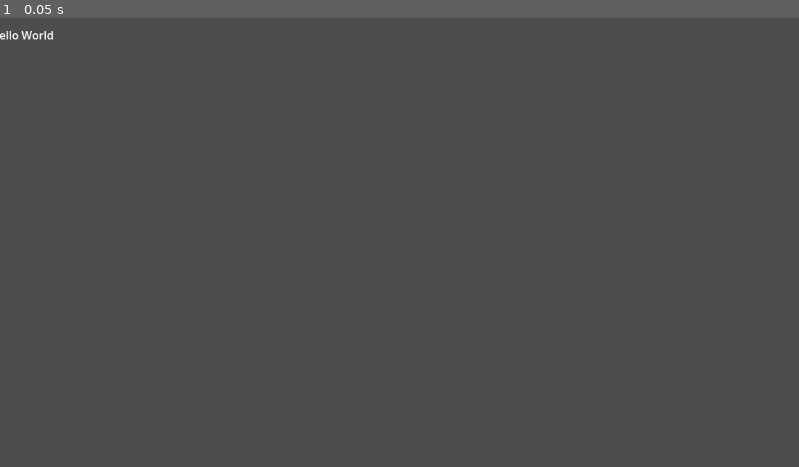
Above: before the commit, frame 1.
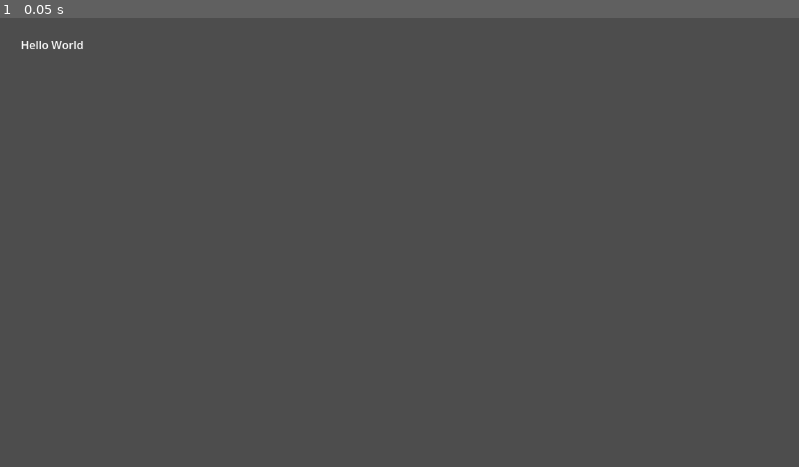
Above: after the commit, the same moment.

Repository: himanushi/godot-test
Game: Godot game, scene res://label.tscn
Two runs of this game, one before a commit and one after it. Both use one fixed random seed, a clock stepped at 60 frames per second and the inputs below.
Inputs:
- Up to frame 1 (0.05 s): no input

The runs differ from the first frame. In frame 1, 0.2% of the frame differs, in the area x 0-11%, y 2-7%.

Commit message:
fix: label.tscn

Diff:
--- a/first-game/label.tscn
+++ b/first-game/label.tscn
@@ -1,8 +1,8 @@
 [gd_scene format=3 uid="uid://cxjmrfqyjvfwv"]
 
 [node name="Label" type="Label"]
-offset_left = -13.0
-offset_top = 13.0
-offset_right = 78.0
-offset_bottom = 36.0
+offset_left = 30.0
+offset_top = 27.0
+offset_right = 121.0
+offset_bottom = 50.0
 text = "Hello World"
